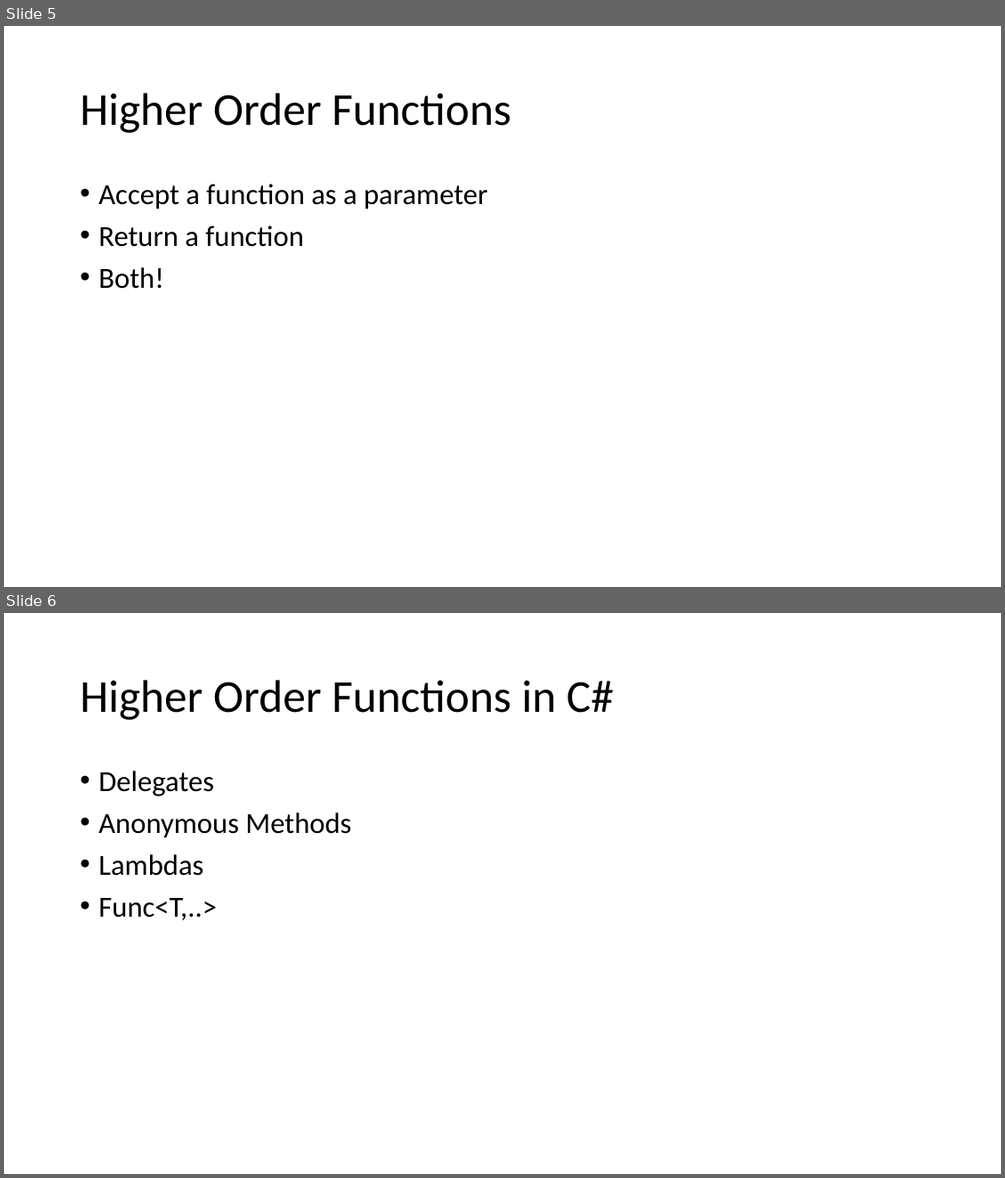
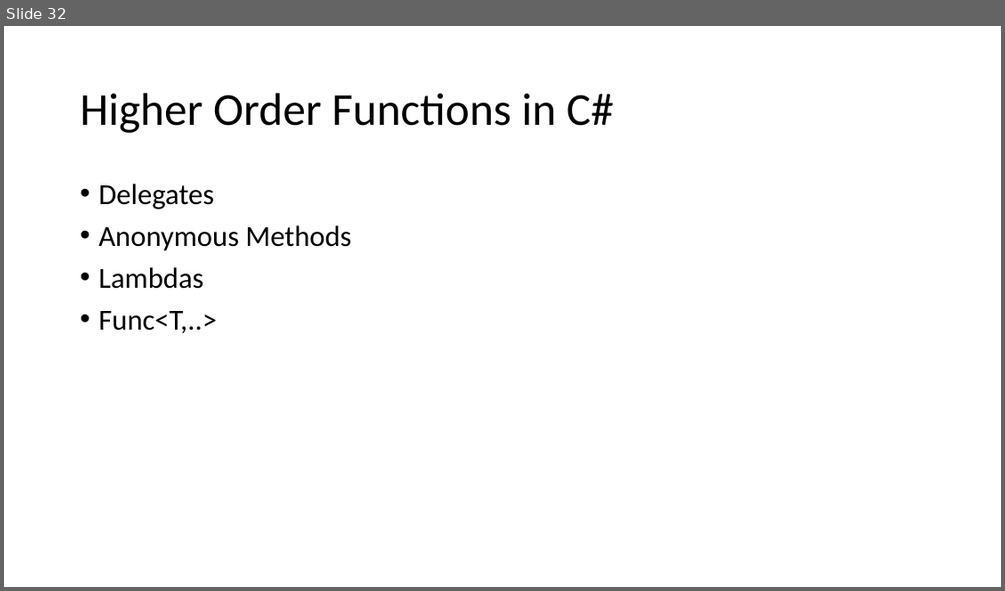
Before and after one commit to armadilloNik/FunctionalCSharpSig, a slide deck: slides/FpViaCSharp.pptx. Shown one above the other, each under a label of ours: slides 5 and 6 before the commit, slide 32 after it. The pictures are 1005x1178 and 1005x591 pixels, drawn with LibreOffice and Linux fonts; fonts in the diff are those of the drawing. Boxes give left, top, right and bottom in pixels: in the first picture for what was removed or moved away, otherwise in the second. Text is boxed around its words. In the diff, an @@ line names an element or a change of style, - is before the commit and + after.

```diff
--- a/slides/FpViaCSharp.pptx
+++ b/slides/FpViaCSharp.pptx
@@ slide 5 removed at box(4, 26, 1001, 587), background #FFFFFF @@
@@ title removed at box(80, 93, 511, 133) @@
-Higher Order Functions
@@ text removed at box(98, 184, 487, 289) @@
-• Accept a function as a parameter
-• Return a function
-• Both!
@@ what was slide 6 is now slide 32 @@
```
Also in this commit, not shown: 4 slides changed, 21 slides added, 1 other slide removed.
